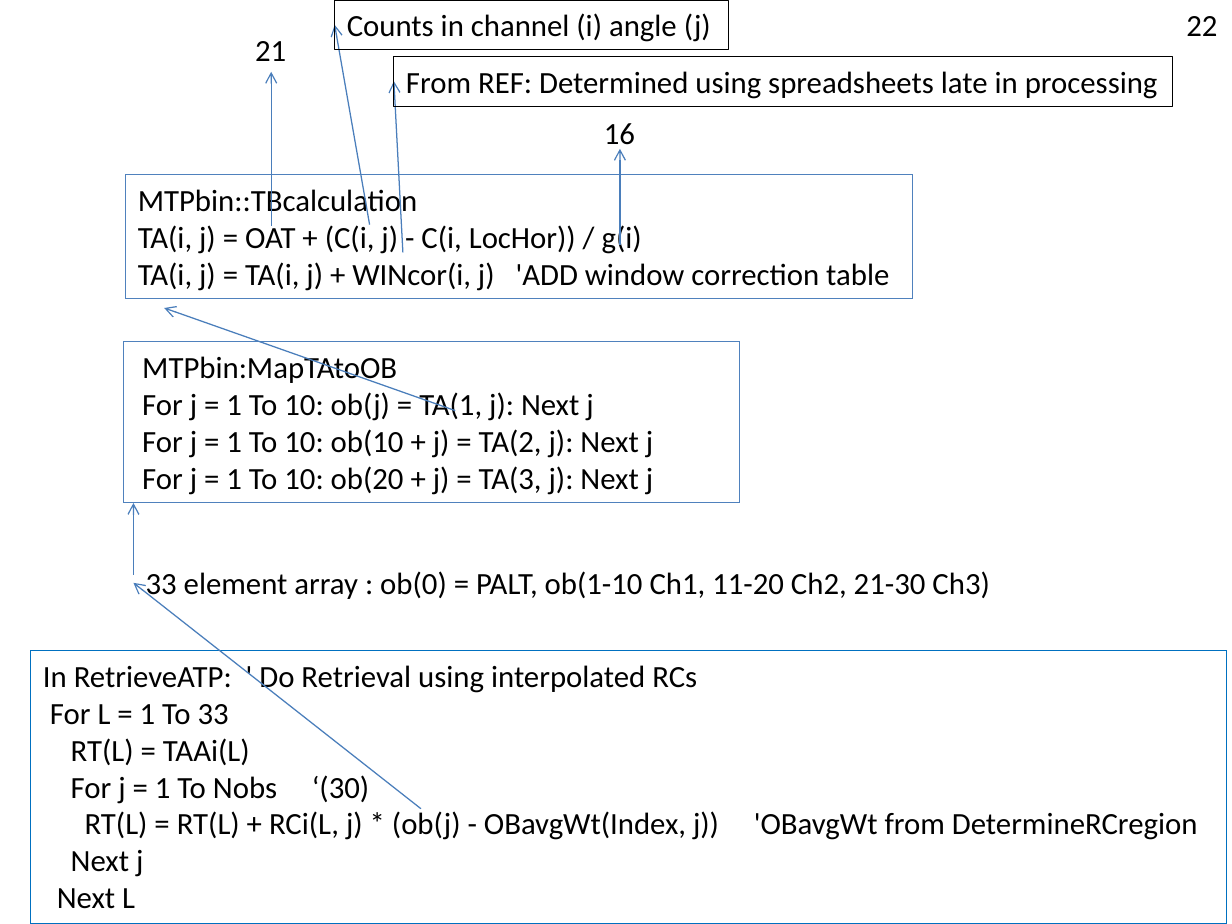
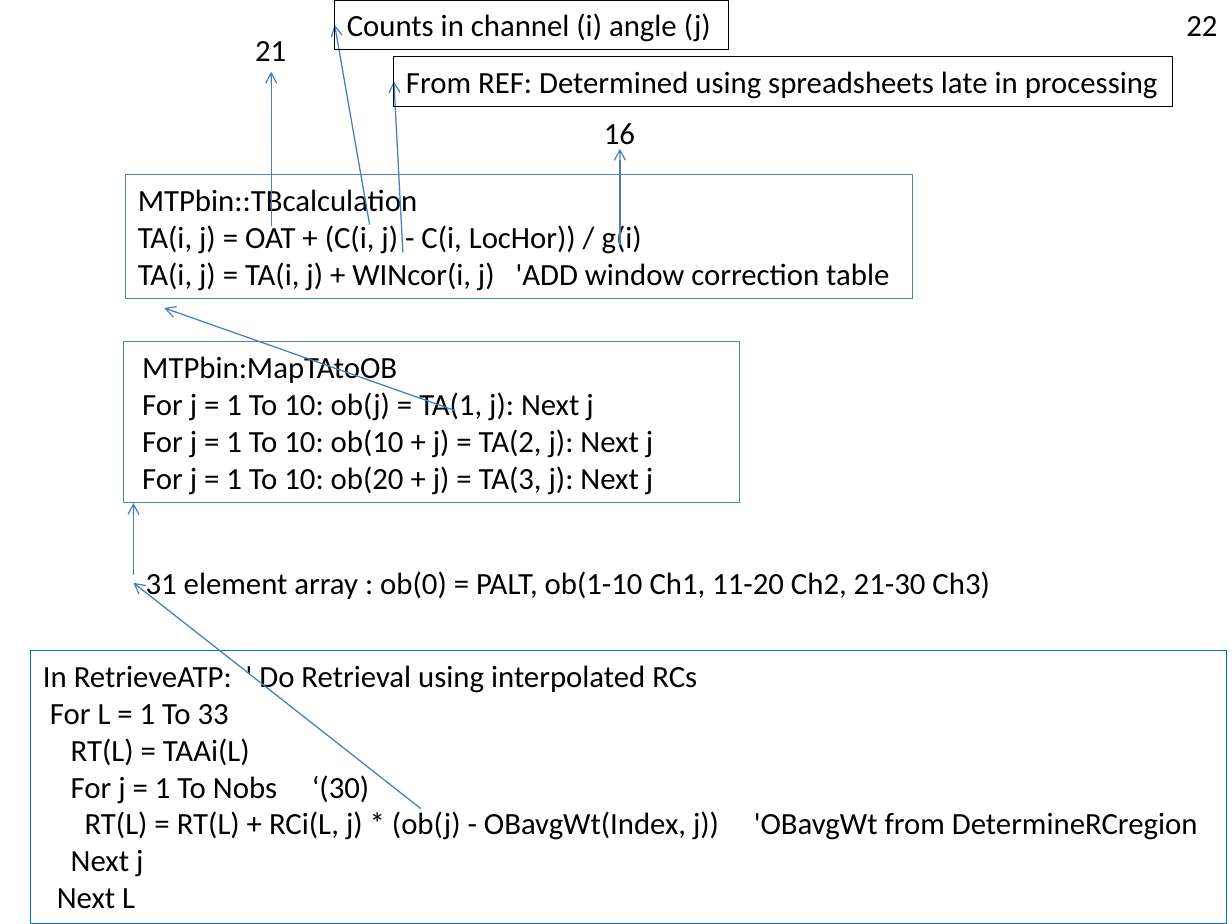
Before and after one commit to NCAR/nimbus, a slide deck: slide 16 of instruments/mtp/doc/MTP-DFD.pptx. Drawn at 1232x924 pixels with LibreOffice and Linux fonts; fonts in the diff are those of the drawing. Boxes give left, top, right and bottom in pixels: in the first picture for what was removed or moved away, otherwise in the second. Text is boxed around its words. In the diff, an @@ line names an element or a change of style, - is before the commit and + after.

Commit message:
Fixed array dimension information.

```diff
--- a/instruments/mtp/doc/MTP-DFD.pptx
+++ b/instruments/mtp/doc/MTP-DFD.pptx
@@ text at (x1=146, y1=571, x2=989, y2=602): text changed @@
-33 element array : ob(0) = PALT, ob(1-10 Ch1, 11-20 Ch2, 21-30 Ch3)
+31 element array : ob(0) = PALT, ob(1-10 Ch1, 11-20 Ch2, 21-30 Ch3)
```
